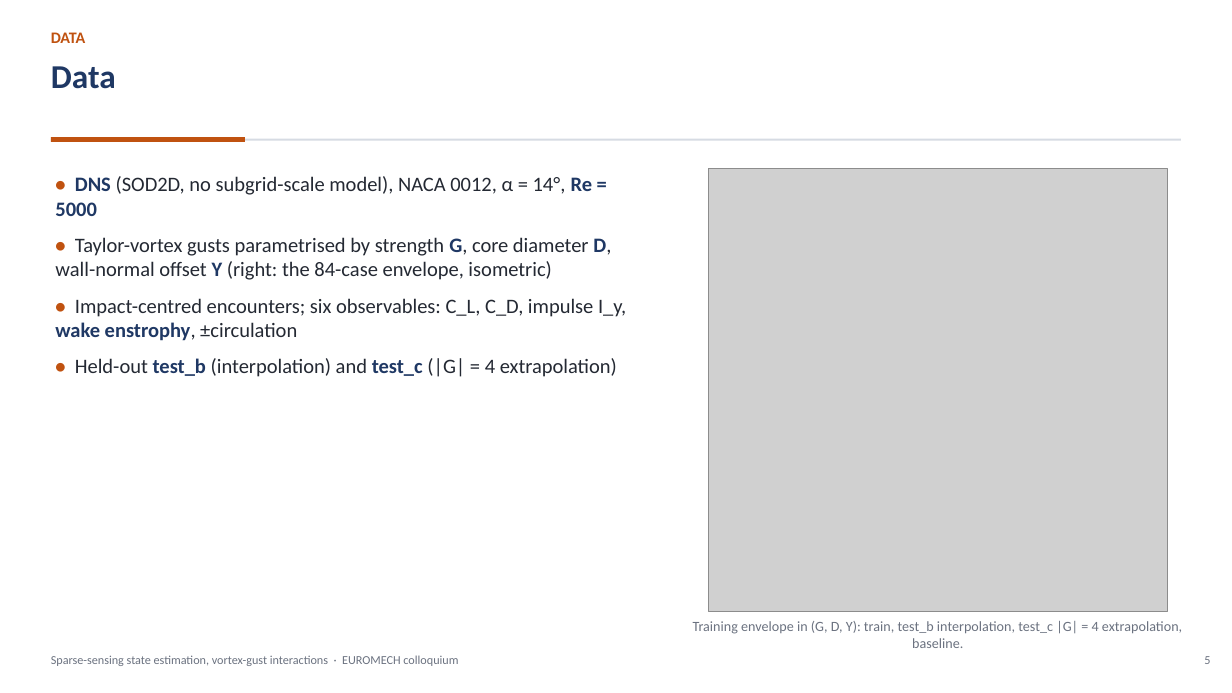
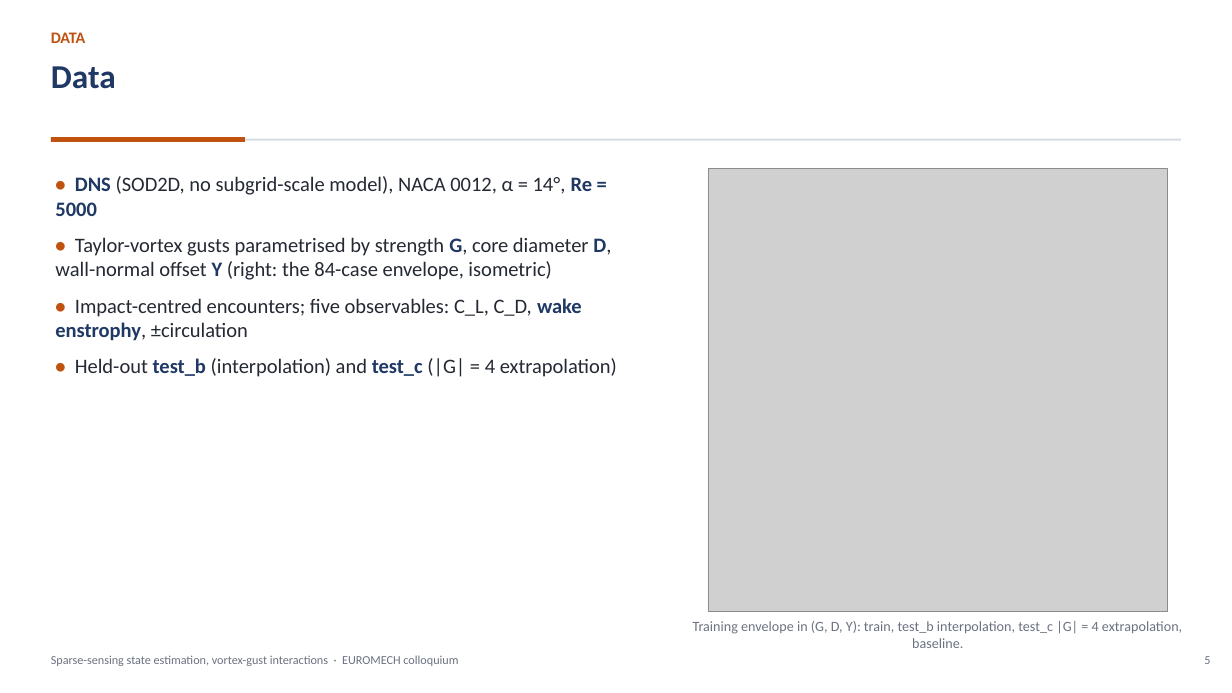
Before and after one commit to sanmi90/GUST-JEPA, a slide deck: slide 5 of paper/talk/euromech_gust_jepa.pptx. Drawn at 1232x693 pixels with LibreOffice and Linux fonts; fonts in the diff are those of the drawing; grey boxes stand for pictures. Boxes give left, top, right and bottom in pixels: in the first picture for what was removed or moved away, otherwise in the second. Text is boxed around its words. In the diff, an @@ line names an element or a change of style, - is before the commit and + after.

```diff
--- a/paper/talk/euromech_gust_jepa.pptx
+++ b/paper/talk/euromech_gust_jepa.pptx
@@ text at bbox=[55, 298, 582, 341]: text changed @@
-• Impact-centred encounters; six observables: C_L, C_D, impulse I_y, wake enstrophy, ±circulation
+• Impact-centred encounters; five observables: C_L, C_D, wake enstrophy, ±circulation
```
Also in this commit, not shown: 3 other slides changed, 5 other files.
